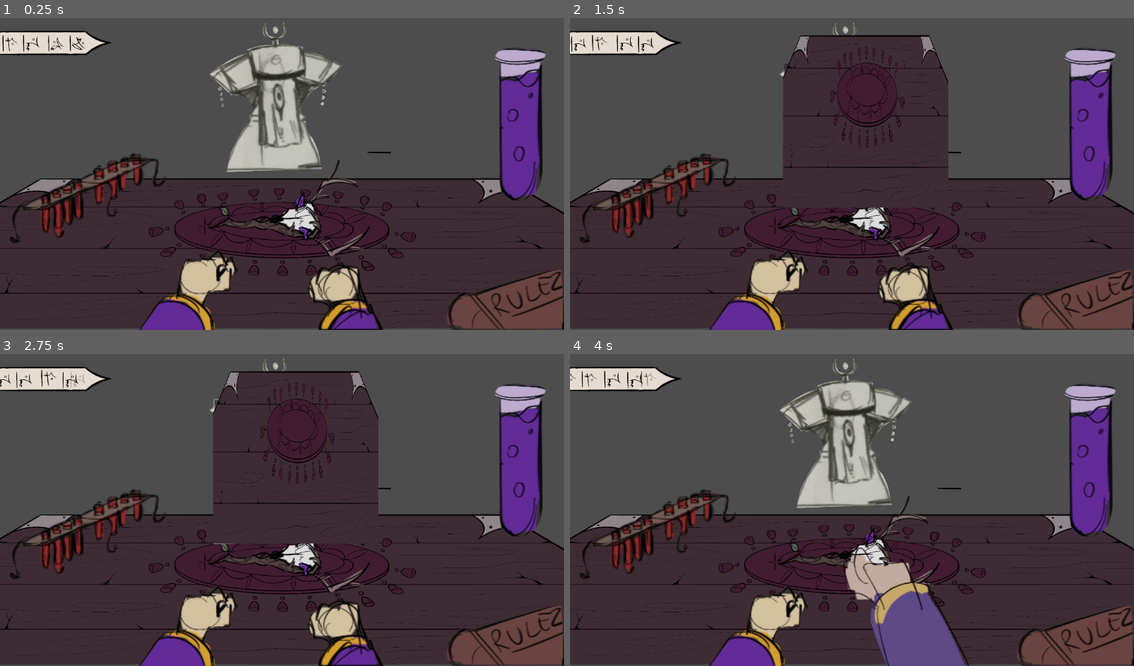
Above: before the commit, frames 1-4 (two rows, left to right).
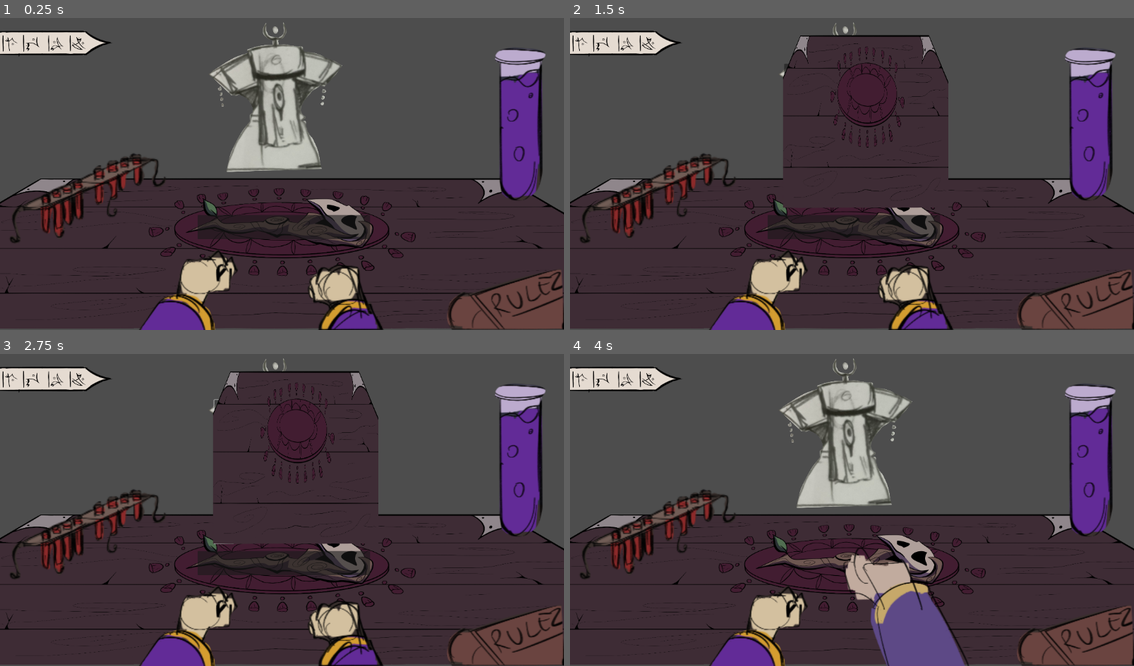
Above: after the commit, the same moments.

Repository: PSielchan/hex_rulette
Game: Godot game, scene res://scenes/game.tscn
The game is run twice, just before and just after one commit, with the same random seed, the same clock (stepped at 60 frames per second) and the same inputs.
Inputs (mouse positions are in pixels of both pictures, inside the frame that each line leads up to):
- Up to frame 1 (0.25 s): no input
- Up to frame 2 (1.5 s): click (1060, 295) at 0.52 s; click (930, 133) at 1.27 s
- Up to frame 3 (2.75 s): click (225, 472) at 2 s
- Up to frame 4 (4 s): click (1060, 631) at 2.77 s; click (852, 563) at 3.52 s

The runs differ from the first frame. In frame 1, 2.2% of the frame differs, in the area x 32-70%, y 42-77%; in frame 2, 2.1%; in frame 3, 2.1%; in frame 4, 2.2%, in the area x 0-70%, y 5-75%.

Commit message:
mechanika gry (główna pętla)

Diff:
--- a/scenes/game.tscn
+++ b/scenes/game.tscn
@@ -20,6 +20,9 @@
 [node name="Timer" type="Timer" parent="Main"]
 
 [node name="Timer2" type="Timer" parent="Main"]
+
+[node name="Timer3" type="Timer" parent="Main"]
+wait_time = 4.0
 
 [node name="Opponent" parent="." instance=ExtResource("1_uwrxv")]
 position = Vector2(-2, 78)
@@ -49,11 +52,14 @@
 position = Vector2(25, 280)
 
 [node name="Player_R" parent="." instance=ExtResource("7_u5sy4")]
+z_index = 5
 position = Vector2(-135, 717)
 
 [node name="Queue" parent="." instance=ExtResource("10_vtaks")]
 position = Vector2(-1127, -510)
 
+[connection signal="timeout" from="Main/Timer" to="Main" method="_on_timer_timeout_1"]
 [connection signal="timeout" from="Main/Timer" to="Main" method="_on_timer_timeout"]
+[connection signal="timeout" from="Main/Timer2" to="Main" method="_on_timer_2_timeout"]
 [connection signal="timeout" from="Main/Timer2" to="Main" method="_on_timer_timeout"]
-[connection signal="timeout" from="Main/Timer2" to="Main" method="_on_timer_2_timeout"]
+[connection signal="timeout" from="Main/Timer3" to="Main" method="_on_timer_3_timeout"]
--- a/scenes/opponent.tscn
+++ b/scenes/opponent.tscn
@@ -1,5 +1,6 @@
-[gd_scene load_steps=4 format=3 uid="uid://cr3l10j23qhcc"]
+[gd_scene load_steps=5 format=3 uid="uid://cr3l10j23qhcc"]
 
+[ext_resource type="Script" uid="uid://dxrmncu3n3rh2" path="res://scripts/opponent.gd" id="1_8l8e6"]
 [ext_resource type="Texture2D" uid="uid://cbyeabt8s643c" path="res://assets/opponent/anim_0.png" id="1_ha0xr"]
 [ext_resource type="Texture2D" uid="uid://ceymbtpkhaug3" path="res://assets/opponent/anim_1.png" id="2_8l8e6"]
 
@@ -18,10 +19,20 @@
 }]
 
 [node name="Opponent" type="Node2D"]
+script = ExtResource("1_8l8e6")
 
 [node name="AnimatedSprite2D" type="AnimatedSprite2D" parent="."]
+z_index = 2
 position = Vector2(-3.00001, -277)
 scale = Vector2(0.716625, 0.709625)
 sprite_frames = SubResource("SpriteFrames_w8tlm")
 autoplay = "default"
 frame_progress = 0.439413
+
+[node name="Button" type="Button" parent="."]
+offset_left = -214.0
+offset_top = -522.0
+offset_right = 199.0
+offset_bottom = -13.0
+
+[connection signal="pressed" from="Button" to="." method="_on_button_pressed"]
--- a/scenes/player_l.tscn
+++ b/scenes/player_l.tscn
@@ -1,6 +1,7 @@
-[gd_scene load_steps=3 format=3 uid="uid://donekeunxjxm2"]
+[gd_scene load_steps=4 format=3 uid="uid://donekeunxjxm2"]
 
 [ext_resource type="Texture2D" uid="uid://b2h6xn3vwqd4j" path="res://assets/Player/Hand_L.png" id="1_8vfkh"]
+[ext_resource type="Script" uid="uid://c4w6tb7jy8u0b" path="res://scripts/player_l.gd" id="1_ywp66"]
 
 [sub_resource type="SpriteFrames" id="SpriteFrames_g2els"]
 animations = [{
@@ -14,8 +15,18 @@
 }]
 
 [node name="Player_L" type="Node2D"]
+script = ExtResource("1_ywp66")
 
 [node name="AnimatedSprite2D" type="AnimatedSprite2D" parent="."]
 position = Vector2(-318.428, -189.969)
 scale = Vector2(3.07281, 3.45246)
 sprite_frames = SubResource("SpriteFrames_g2els")
+
+[node name="Button" type="Button" parent="."]
+offset_left = -282.0
+offset_top = -358.0
+offset_right = -92.0
+offset_bottom = 78.0
+rotation = 0.598958
+
+[connection signal="pressed" from="Button" to="." method="_on_button_pressed"]
--- a/scenes/player_r.tscn
+++ b/scenes/player_r.tscn
@@ -40,8 +40,8 @@
 "speed": 5.0
 }]
 
-[sub_resource type="Animation" id="Animation_k7wkt"]
-resource_name = "show"
+[sub_resource type="Animation" id="Animation_mqtes"]
+length = 0.001
 tracks/0/type = "value"
 tracks/0/imported = false
 tracks/0/enabled = true
@@ -49,10 +49,10 @@
 tracks/0/interp = 1
 tracks/0/loop_wrap = true
 tracks/0/keys = {
-"times": PackedFloat32Array(0, 1),
-"transitions": PackedFloat32Array(1, 1),
+"times": PackedFloat32Array(0),
+"transitions": PackedFloat32Array(1),
 "update": 0,
-"values": [Vector2(334, -195.629), Vector2(334, -500)]
+"values": [Vector2(334, -195.629)]
 }
 
 [sub_resource type="Animation" id="Animation_ott1u"]
@@ -70,8 +70,8 @@
 "values": [Vector2(334, -500), Vector2(334, -195.629)]
 }
 
-[sub_resource type="Animation" id="Animation_mqtes"]
-length = 0.001
+[sub_resource type="Animation" id="Animation_k7wkt"]
+resource_name = "show"
 tracks/0/type = "value"
 tracks/0/imported = false
 tracks/0/enabled = true
@@ -79,10 +79,10 @@
 tracks/0/interp = 1
 tracks/0/loop_wrap = true
 tracks/0/keys = {
-"times": PackedFloat32Array(0),
-"transitions": PackedFloat32Array(1),
+"times": PackedFloat32Array(0, 1),
+"transitions": PackedFloat32Array(1, 1),
 "update": 0,
-"values": [Vector2(334, -195.629)]
+"values": [Vector2(334, -195.629), Vector2(334, -500)]
 }
 
 [sub_resource type="AnimationLibrary" id="AnimationLibrary_qsiep"]
@@ -105,7 +105,7 @@
 wait_time = 2.9
 
 [node name="Timer2" type="Timer" parent="."]
-wait_time = 4.0
+wait_time = 2.0
 
 [node name="AnimationPlayer" type="AnimationPlayer" parent="."]
 libraries = {
--- a/scenes/queue.tscn
+++ b/scenes/queue.tscn
@@ -7,6 +7,69 @@
 [ext_resource type="Texture2D" uid="uid://i01fb4vskjrj" path="res://assets/queue/curse_2.png" id="5_mbply"]
 [ext_resource type="Texture2D" uid="uid://c6531ill4b32n" path="res://assets/queue/curse_3.png" id="6_krb4q"]
 [ext_resource type="Script" uid="uid://fh3pneua3k1i" path="res://scripts/animation_player.gd" id="7_ylepo"]
+
+[sub_resource type="Animation" id="Animation_ylepo"]
+length = 0.001
+tracks/0/type = "value"
+tracks/0/imported = false
+tracks/0/enabled = true
+tracks/0/path = NodePath("QueueBody/Curse4:position")
+tracks/0/interp = 1
+tracks/0/loop_wrap = true
+tracks/0/keys = {
+"times": PackedFloat32Array(0),
+"transitions": PackedFloat32Array(1),
+"update": 0,
+"values": [Vector2(-266, -4)]
+}
+tracks/1/type = "value"
+tracks/1/imported = false
+tracks/1/enabled = true
+tracks/1/path = NodePath("QueueBody/Curse3:position")
+tracks/1/interp = 1
+tracks/1/loop_wrap = true
+tracks/1/keys = {
+"times": PackedFloat32Array(0),
+"transitions": PackedFloat32Array(1),
+"update": 0,
+"values": [Vector2(-182, -1.99998)]
+}
+tracks/2/type = "value"
+tracks/2/imported = false
+tracks/2/enabled = true
+tracks/2/path = NodePath("QueueBody/Curse2:position")
+tracks/2/interp = 1
+tracks/2/loop_wrap = true
+tracks/2/keys = {
+"times": PackedFloat32Array(0),
+"transitions": PackedFloat32Array(1),
+"update": 0,
+"values": [Vector2(-94, -7)]
+}
+tracks/3/type = "value"
+tracks/3/imported = false
+tracks/3/enabled = true
+tracks/3/path = NodePath("QueueBody/Curse1:position")
+tracks/3/interp = 1
+tracks/3/loop_wrap = true
+tracks/3/keys = {
+"times": PackedFloat32Array(0),
+"transitions": PackedFloat32Array(1),
+"update": 0,
+"values": [Vector2(5, -3)]
+}
+tracks/4/type = "value"
+tracks/4/imported = false
+tracks/4/enabled = true
+tracks/4/path = NodePath("QueueBody/Curse0:self_modulate")
+tracks/4/interp = 1
+tracks/4/loop_wrap = true
+tracks/4/keys = {
+"times": PackedFloat32Array(0),
+"transitions": PackedFloat32Array(1),
+"update": 0,
+"values": [Color(1, 1, 1, 1)]
+}
 
 [sub_resource type="Animation" id="Animation_33alr"]
 resource_name = "slide"
@@ -71,69 +134,6 @@
 "values": [Color(1, 1, 1, 1), Color(1, 1, 1, 0)]
 }
 
-[sub_resource type="Animation" id="Animation_ylepo"]
-length = 0.001
-tracks/0/type = "value"
-tracks/0/imported = false
-tracks/0/enabled = true
-tracks/0/path = NodePath("QueueBody/Curse4:position")
-tracks/0/interp = 1
-tracks/0/loop_wrap = true
-tracks/0/keys = {
-"times": PackedFloat32Array(0),
-"transitions": PackedFloat32Array(1),
-"update": 0,
-"values": [Vector2(-266, -4)]
-}
-tracks/1/type = "value"
-tracks/1/imported = false
-tracks/1/enabled = true
-tracks/1/path = NodePath("QueueBody/Curse3:position")
-tracks/1/interp = 1
-tracks/1/loop_wrap = true
-tracks/1/keys = {
-"times": PackedFloat32Array(0),
-"transitions": PackedFloat32Array(1),
-"update": 0,
-"values": [Vector2(-182, -1.99998)]
-}
-tracks/2/type = "value"
-tracks/2/imported = false
-tracks/2/enabled = true
-tracks/2/path = NodePath("QueueBody/Curse2:position")
-tracks/2/interp = 1
-tracks/2/loop_wrap = true
-tracks/2/keys = {
-"times": PackedFloat32Array(0),
-"transitions": PackedFloat32Array(1),
-"update": 0,
-"values": [Vector2(-94, -7)]
-}
-tracks/3/type = "value"
-tracks/3/imported = false
-tracks/3/enabled = true
-tracks/3/path = NodePath("QueueBody/Curse1:position")
-tracks/3/interp = 1
-tracks/3/loop_wrap = true
-tracks/3/keys = {
-"times": PackedFloat32Array(0),
-"transitions": PackedFloat32Array(1),
-"update": 0,
-"values": [Vector2(5, -3)]
-}
-tracks/4/type = "value"
-tracks/4/imported = false
-tracks/4/enabled = true
-tracks/4/path = NodePath("QueueBody/Curse0:self_modulate")
-tracks/4/interp = 1
-tracks/4/loop_wrap = true
-tracks/4/keys = {
-"times": PackedFloat32Array(0),
-"transitions": PackedFloat32Array(1),
-"update": 0,
-"values": [Color(1, 1, 1, 1)]
-}
-
 [sub_resource type="AnimationLibrary" id="AnimationLibrary_ocuui"]
 _data = {
 &"RESET": SubResource("Animation_ylepo"),
--- a/scenes/rozdzka.tscn
+++ b/scenes/rozdzka.tscn
@@ -1,38 +1,22 @@
-[gd_scene load_steps=4 format=3 uid="uid://bcp576jlgiq84"]
+[gd_scene load_steps=3 format=3 uid="uid://bcp576jlgiq84"]
 
 [ext_resource type="Script" uid="uid://bo8oxbgvi7f72" path="res://scripts/rozdzka.gd" id="1_8kl3g"]
-[ext_resource type="Texture2D" uid="uid://cy77ix2p01k3v" path="res://assets/Rozdzka.png" id="1_o6dfw"]
-
-[sub_resource type="SpriteFrames" id="SpriteFrames_8kl3g"]
-animations = [{
-"frames": [{
-"duration": 1.0,
-"texture": ExtResource("1_o6dfw")
-}],
-"loop": true,
-"name": &"default",
-"speed": 5.0
-}]
+[ext_resource type="Texture2D" uid="uid://bwxrf0rlgg1gm" path="res://assets/rozdzka/Rozdzka2.png" id="2_8kl3g"]
 
 [node name="Rozdzka" type="Node2D"]
 script = ExtResource("1_8kl3g")
 
-[node name="AnimatedSprite2D" type="AnimatedSprite2D" parent="."]
-visible = false
-position = Vector2(1.99998, -2)
-scale = Vector2(1.69694, 1.82955)
-sprite_frames = SubResource("SpriteFrames_8kl3g")
-
-[node name="TextureButton" type="TextureButton" parent="."]
-offset_left = -443.0
-offset_top = -289.0
-offset_right = 80.0
-offset_bottom = -25.0
-scale = Vector2(1.69376, 2.03722)
-texture_normal = ExtResource("1_o6dfw")
-
 [node name="Timer" type="Timer" parent="."]
 wait_time = 2.0
 
-[connection signal="pressed" from="TextureButton" to="." method="_on_texture_button_pressed"]
+[node name="Sprite2D" type="Sprite2D" parent="."]
+texture = ExtResource("2_8kl3g")
+
+[node name="Button" type="Button" parent="."]
+offset_left = -347.0
+offset_top = -31.0
+offset_right = 357.0
+offset_bottom = 68.0
+
 [connection signal="timeout" from="Timer" to="." method="_on_timer_timeout"]
+[connection signal="pressed" from="Button" to="." method="_on_button_pressed"]
--- a/scenes/rule_book.tscn
+++ b/scenes/rule_book.tscn
@@ -1,7 +1,7 @@
 [gd_scene load_steps=4 format=3 uid="uid://dadfr3tgyjxw5"]
 
-[ext_resource type="Texture2D" uid="uid://bbxveq7t7digx" path="res://assets/Rule_book.png" id="1_ip0pt"]
 [ext_resource type="Script" uid="uid://b8kwlkrjlaldr" path="res://scripts/rule_book.gd" id="1_xrbu3"]
+[ext_resource type="Texture2D" uid="uid://bbxveq7t7digx" path="res://assets/rule_book/Rule_book.png" id="2_osekf"]
 [ext_resource type="Texture2D" uid="uid://duqpuwe1jwiyb" path="res://assets/table/table.png" id="3_osekf"]
 
 [node name="Rule_book" type="Node2D"]
@@ -13,7 +13,7 @@
 offset_right = -425.0
 offset_bottom = -188.0
 scale = Vector2(3.27337, 3.12733)
-texture_normal = ExtResource("1_ip0pt")
+texture_normal = ExtResource("2_osekf")
 
 [node name="Sprite2D" type="Sprite2D" parent="."]
 visible = false
--- a/scripts/main.gd
+++ b/scripts/main.gd
@@ -1,27 +1,48 @@
 extends Node
 
 @onready var timer: Timer = $Timer
-@onready var timer2: Timer = $Timer2
+@onready var timer_2: Timer = $Timer2
+@onready var timer_3: Timer = $Timer3
+@onready var queue: Node2D = $"../Queue/QueueBody"
 
 enum Action {Shot, Other}
+enum Players {Hero,Enemy}
+
+var buffer = Array()
 
 var next_action = Action.Shot
+var avaible_action = true
 var do_action = false
-var ready_shot = true
+var ready_shot = false
+var shot = false
+var who_is_shot
 
 func _ready() :
-	print('ready')
+	buffer.resize(10)
+	var bullet=rand_bulet()
+	for i in range(buffer.size()):
+		if i==bullet:
+			buffer[i]=true
+		else:
+			buffer[i] = false
 
 var tura = 0
 
+func rand_bulet() :
+	return int(randf()*10)
+
 func _process(_delta) :
-	if next_action==Action.Shot and do_action:
+	if do_action:
 		do_action=false
-		ready_shot=false
+		timer_3.start()
+	if next_action==Action.Shot and shot:
+		shot=false
+		print(str(queue.take()))
 		timer.start()
-	if Action.Other and do_action:
-		do_action=false
-		timer2.start()
+	elif next_action==Action.Other:
+		next_action=Action.Shot
+		timer_2.start()
+
 
 	#print(framenum)
 
@@ -41,19 +62,36 @@
 
 func next_turn():
 	tura+=1
-	print(str(tura))
+	#print(str(tura))
 
 func end_tura():
 	tura-=1
 
+func _on_timer_3_timeout() -> void:
+	timer_3.stop()
+	ready_shot=true
 
-func _on_timer_timeout() -> void:
+func _on_timer_timeout_1() -> void:
 	timer.stop()
+	queue.update_queue()
+	if who_is_shot == Players.Enemy:
+		update_enemy()
+		print("Atak")
+	if who_is_shot == Players.Hero:
+		update_me()
+		print("Przyjmuje na klate")
 	next_action=Action.Other
-	do_action=true
+
 
 
 func _on_timer_2_timeout() -> void:
-	timer2.stop()
-	next_action=Action.Shot
-	do_action=true
+	timer_2.stop()
+	print("AŁA")
+	queue.update_queue()
+	avaible_action=true
+
+func update_me():
+	pass
+
+func update_enemy():
+	pass
--- /dev/null
+++ b/scripts/opponent.gd
@@ -0,0 +1,15 @@
+extends Node2D
+
+@onready var button: Button = $Button
+@onready var main: Node = %Main
+
+func _on_button_pressed() -> void:
+	main.ready_shot=false
+	main.who_is_shot=main.Players.Enemy
+	main.shot=true
+
+func _process(_delta) :
+	if main.ready_shot:
+		button.show()
+	else:
+		button.hide()
--- /dev/null
+++ b/scripts/player_l.gd
@@ -0,0 +1,16 @@
+extends Node2D
+
+@onready var button: Button = $Button
+@onready var main: Node = %Main
+
+func _process(_delta) :
+	if main.ready_shot:
+		button.show()
+	else:
+		button.hide()
+
+
+func _on_button_pressed() -> void:
+	main.ready_shot=false
+	main.who_is_shot=main.Players.Hero
+	main.shot=true
--- a/scripts/queue_body.gd
+++ b/scripts/queue_body.gd
@@ -18,25 +18,17 @@
 	## Change child textures when ready, or call this function elsewhere
 	#change_children_images()
 
+func update_queue():
+	if len(buffer) > 0 :
+		buffer.remove_at(0)
+	buffer.append(rand_curse_id())
+	change_children_images()
+
+func take():
+	return buffer[0]
+
 func change_children_images() :
 	get_node("../AnimationPlayer").play("slide")
 	var children = get_children()
 	for i in len(buffer) :
 		children[i].texture = textures[buffer[i]]
-
-func _input(event) :
-	if event is InputEventMouseButton and event.pressed :
-		#if Main.last_action == Main.Action.Shot :
-		#for i in len(buffer) - 1 :
-			#buffer[i] = buffer[i + 1]
-		#buffer[len(buffer) - 1] = rand_curse_id()
-		if len(buffer) > 0 :
-			buffer.remove_at(0)
-		buffer.append(rand_curse_id())
-		print(buffer)
-		change_children_images()
-
-		#if event.button_index == BUTTON_LEFT :
-			#print("Left click at: ", event.position)
-		#elif event.button_index == BUTTON_RIGHT :
-			#print("Right click at: ", event.position)
--- a/scripts/rozdzka.gd
+++ b/scripts/rozdzka.gd
@@ -1,16 +1,20 @@
 extends Node2D
 
 @onready var main: Node = %Main
-@onready var texture_button: TextureButton = $TextureButton
+@onready var button: Button = $Button
 @onready var timer: Timer = $Timer
 
-func _on_texture_button_pressed() -> void:
+func _on_button_pressed() -> void:
 	main.next_turn()
-	$TextureButton.disabled = true
+	main.avaible_action = false
+	main.do_action=true
 
 func _process(_delta) :
+	if main.avaible_action:
+		button.show()
+	else:
+		button.hide()
 	if main.tura == 0:
-		$TextureButton.disabled = false
 		timer.start()
 
 
Renamed: assets/Rozdzka.png -> assets/rozdzka/Rozdzka.png
Not shown, changed: assets/rozdzka/Rozdzka.png.import
Binary file added: assets/rozdzka/Rozdzka2.png
Not shown, changed: assets/rozdzka/Rozdzka2.png.import
Renamed: assets/Rule_book.png -> assets/rule_book/Rule_book.png
Not shown, changed: assets/rule_book/Rule_book.png.import
Not shown, added: scripts/opponent.gd.uid
Not shown, added: scripts/player_l.gd.uid
